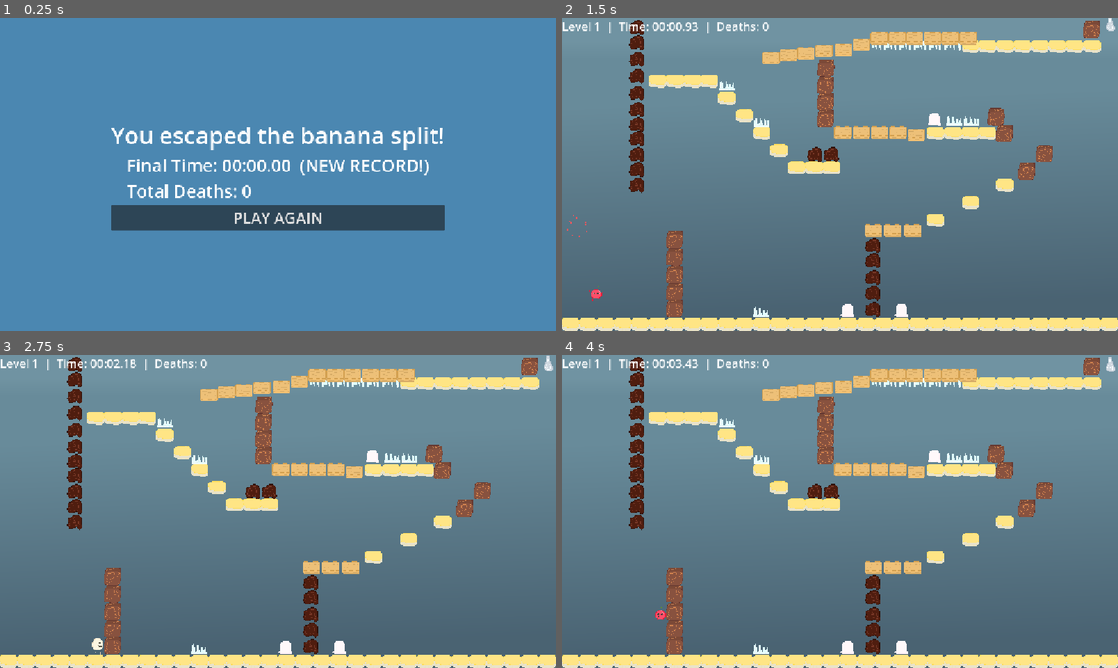
Above: before the commit, frames 1-4 (two rows, left to right).
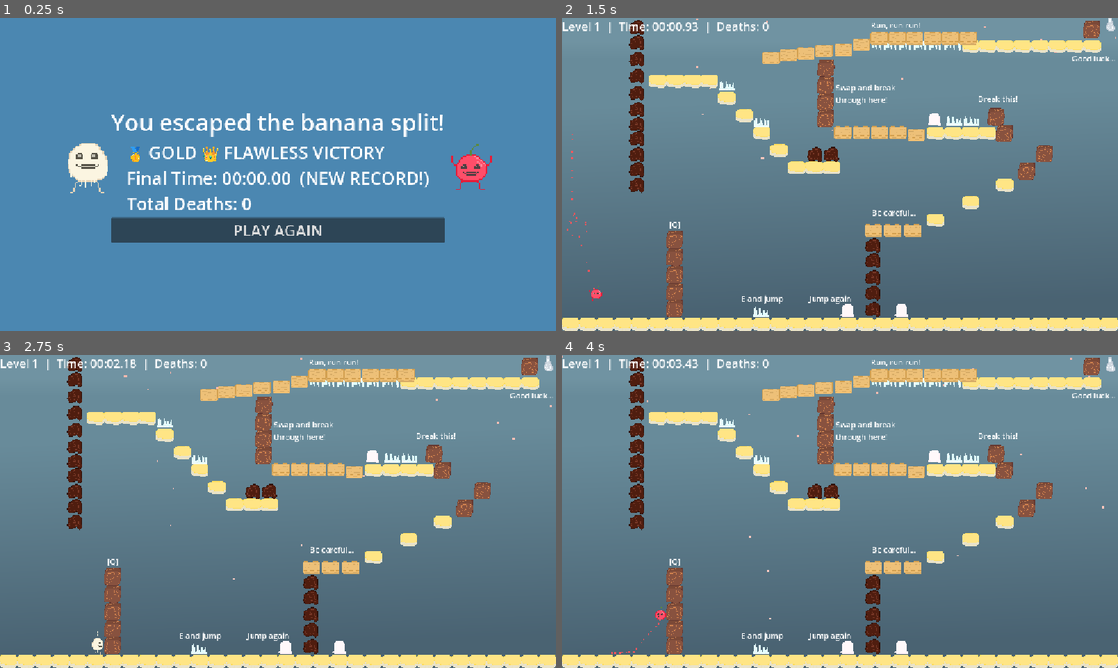
Above: after the commit, the same moments.

Repository: Praneet-Mudgala/split-second-decision
Game: Godot game, scene res://Scenes/victory_screen.tscn
Same seed, same stepped clock (60 frames per second), same inputs: the game is played once before the commit and once after it. This scene is started directly instead of the project's main scene.
Inputs (mouse positions are in pixels of both pictures, inside the frame that each line leads up to):
- Up to frame 1 (0.25 s): no input
- Up to frame 2 (1.5 s): click "PLAY AGAIN" at 0.5 s; tap Enter at 1.25 s; move the mouse to (962, 158) at 1.27 s; hold Right (Right) from 1.28 s (still down); tap E (Swap) at 1.35 s; click (962, 158) at 1.42 s
- Up to frame 3 (2.75 s): keep holding Right (Right); tap Up (Jump) at 1.52, 1.55, 1.82, 2.1, 2.27, 2.57 s; move the mouse to (166, 527) at 2.02 s; tap E (Swap) at 2.3 s
- Up to frame 4 (4 s): move the mouse to (895, 442) at 2.77 s; release Right (Right) at 2.78 s; hold Left (Left) 2.78-3.53 s; tap Q (Attack) at 2.85 s; tap Up (Jump) at 3.05, 3.77 s; move the mouse to (812, 574) at 3.52 s; hold Right (Right) from 3.53 s (still down); tap E (Swap) at 3.6 s; click (812, 574) at 3.67 s

The runs differ from the first frame. In frame 1, 12% of the frame differs, in the area x 12-89%, y 30-72%; in frame 2, 0.7%; in frame 3, 0.7%; in frame 4, 0.7%.

Commit message:
final touches

Diff:
--- a/split-second-decision/Scenes/jump_pad.gd
+++ b/split-second-decision/Scenes/jump_pad.gd
@@ -16,3 +16,7 @@
 		particles.burst(Color("f5f5f5ff"))
 
 		body.velocity.y = bounce_velocity
+
+		var tween := create_tween()
+		$Sprite2D.scale = Vector2(1.4, 0.55)
+		tween.tween_property($Sprite2D, "scale", Vector2.ONE, 0.25).set_trans(Tween.TRANS_ELASTIC)
--- a/split-second-decision/Scenes/level_1.tscn
+++ b/split-second-decision/Scenes/level_1.tscn
@@ -10,6 +10,9 @@
 [ext_resource type="PackedScene" uid="uid://hp7kx8mq84x7" path="res://Scenes/Items/exit_spoon.tscn" id="7_lsmp6"]
 [ext_resource type="PackedScene" uid="uid://ckqw7ho81pv0i" path="res://Scenes/player.tscn" id="9_wrinw"]
 [ext_resource type="PackedScene" uid="uid://bfm8idqbbfdde" path="res://Scenes/hud.tscn" id="10_chwpn"]
+
+[sub_resource type="Gradient" id="Gradient_chwpn"]
+colors = PackedColorArray(1, 0.6858531, 0.6323866, 1, 0.996617, 0.8322607, 0.80460846, 1)
 
 [sub_resource type="TileSetAtlasSource" id="TileSetAtlasSource_8ffim"]
 texture = ExtResource("1_vk57k")
@@ -38,6 +41,18 @@
 position = Vector2(576, 324)
 texture = ExtResource("1_xrdnt")
 
+[node name="CPUParticles2D" type="CPUParticles2D" parent="."]
+position = Vector2(576, -20)
+amount = 35
+lifetime = 8.0
+preprocess = 4.0
+emission_shape = 3
+emission_rect_extents = Vector2(600, 10)
+gravity = Vector2(10, 25)
+scale_amount_min = 3.0
+scale_amount_max = 5.0
+color_ramp = SubResource("Gradient_chwpn")
+
 [node name="Player" parent="." instance=ExtResource("9_wrinw")]
 position = Vector2(21, 28)
 
@@ -59,6 +74,17 @@
 [node name="BreakableChoco4" parent="Breakable Chocos" instance=ExtResource("2_8ffim")]
 position = Vector2(233, 459)
 
+[node name="Label" type="Label" parent="Breakable Chocos/BreakableChoco4"]
+anchors_preset = 5
+anchor_left = 0.5
+anchor_right = 0.5
+offset_left = -11.0
+offset_top = -43.0
+offset_right = 29.0
+offset_bottom = -20.0
+grow_horizontal = 2
+text = "[Q]"
+
 [node name="BreakableChoco5" parent="Breakable Chocos" instance=ExtResource("2_8ffim")]
 position = Vector2(233, 601)
 
@@ -74,9 +100,23 @@
 [node name="BreakableChoco10" parent="Breakable Chocos" instance=ExtResource("2_8ffim")]
 position = Vector2(899, 205)
 
+[node name="Label" type="Label" parent="Breakable Chocos/BreakableChoco10"]
+offset_left = -37.0
+offset_top = -49.0
+offset_right = 46.0
+offset_bottom = -26.0
+text = "Break this!"
+
 [node name="BreakableChoco7" parent="Breakable Chocos" instance=ExtResource("2_8ffim")]
 position = Vector2(1097, 24)
 
+[node name="Label" type="Label" parent="Breakable Chocos/BreakableChoco7"]
+offset_left = -41.0
+offset_top = 48.0
+offset_right = 50.0
+offset_bottom = 71.0
+text = "Good luck..."
+
 [node name="BreakableChoco11" parent="Breakable Chocos" instance=ExtResource("2_8ffim")]
 position = Vector2(546, 208)
 
@@ -86,6 +126,14 @@
 [node name="BreakableChoco13" parent="Breakable Chocos" instance=ExtResource("2_8ffim")]
 position = Vector2(546, 139)
 
+[node name="Label" type="Label" parent="Breakable Chocos/BreakableChoco13"]
+offset_left = 21.0
+offset_top = -7.0
+offset_right = 145.0
+offset_bottom = 42.0
+text = "Swap and break
+through here!"
+
 [node name="BreakableChoco14" parent="Breakable Chocos" instance=ExtResource("2_8ffim")]
 position = Vector2(547, 104)
 
@@ -94,6 +142,13 @@
 [node name="JumpPad" parent="JumpPads" instance=ExtResource("3_xfk5q")]
 position = Vector2(592, 601)
 
+[node name="Label" type="Label" parent="JumpPads/JumpPad"]
+offset_left = -80.0
+offset_top = -32.0
+offset_right = 7.0
+offset_bottom = -9.0
+text = "Jump again"
+
 [node name="JumpPad2" parent="JumpPads" instance=ExtResource("3_xfk5q")]
 position = Vector2(703, 601)
 
@@ -185,6 +240,13 @@
 [node name="SugarSpikes" parent="Hazard SugarSpikes" instance=ExtResource("5_evi0p")]
 position = Vector2(412, 601)
 
+[node name="Label" type="Label" parent="Hazard SugarSpikes/SugarSpikes"]
+offset_left = -41.0
+offset_top = -32.0
+offset_right = 46.0
+offset_bottom = -9.0
+text = "E and jump"
+
 [node name="SugarSpikes2" parent="Hazard SugarSpikes" instance=ExtResource("5_evi0p")]
 position = Vector2(848, 205)
 
@@ -205,6 +267,13 @@
 [node name="CrumblyWafer2" parent="CrumblyWafers" instance=ExtResource("6_evi0p")]
 position = Vector2(685, 435)
 
+[node name="Label" type="Label" parent="CrumblyWafers/CrumblyWafer2"]
+offset_left = -43.0
+offset_top = -44.0
+offset_right = 48.0
+offset_bottom = -21.0
+text = "Be careful..."
+
 [node name="CrumblyWafer3" parent="CrumblyWafers" instance=ExtResource("6_evi0p")]
 position = Vector2(726, 435)
 
@@ -243,6 +312,13 @@
 
 [node name="CrumblyWafer12" parent="CrumblyWafers" instance=ExtResource("6_evi0p")]
 position = Vector2(657, 37)
+
+[node name="Label" type="Label" parent="CrumblyWafers/CrumblyWafer12"]
+offset_left = -17.0
+offset_top = -34.0
+offset_right = 23.0
+offset_bottom = -11.0
+text = "Run, run run!"
 
 [node name="CrumblyWafer13" parent="CrumblyWafers" instance=ExtResource("6_evi0p")]
 position = Vector2(694, 37)
--- a/split-second-decision/Scenes/level_2.tscn
+++ b/split-second-decision/Scenes/level_2.tscn
@@ -10,6 +10,9 @@
 [ext_resource type="PackedScene" uid="uid://bel2aydqqura6" path="res://Scenes/Items/sugar_spikes.tscn" id="8_2mgoq"]
 [ext_resource type="PackedScene" uid="uid://c0x88kxc4abr7" path="res://Scenes/Items/crumbly_wafer.tscn" id="9_uhnj4"]
 [ext_resource type="PackedScene" uid="uid://bfm8idqbbfdde" path="res://Scenes/hud.tscn" id="10_42uki"]
+
+[sub_resource type="Gradient" id="Gradient_42uki"]
+colors = PackedColorArray(1, 0.6858531, 0.6323866, 1, 0.996617, 0.8322607, 0.80460846, 1)
 
 [sub_resource type="TileSetAtlasSource" id="TileSetAtlasSource_8ffim"]
 texture = ExtResource("1_055b2")
@@ -38,6 +41,18 @@
 position = Vector2(576, 324)
 texture = ExtResource("1_2mgoq")
 
+[node name="CPUParticles2D" type="CPUParticles2D" parent="."]
+position = Vector2(576, -20)
+amount = 35
+lifetime = 8.0
+preprocess = 4.0
+emission_shape = 3
+emission_rect_extents = Vector2(600, 10)
+gravity = Vector2(10, 25)
+scale_amount_min = 3.0
+scale_amount_max = 5.0
+color_ramp = SubResource("Gradient_42uki")
+
 [node name="Player" parent="." instance=ExtResource("2_uhnj4")]
 position = Vector2(39, 31)
 
--- a/split-second-decision/Scenes/level_3.tscn
+++ b/split-second-decision/Scenes/level_3.tscn
@@ -10,6 +10,9 @@
 [ext_resource type="PackedScene" uid="uid://bel2aydqqura6" path="res://Scenes/Items/sugar_spikes.tscn" id="8_c81s1"]
 [ext_resource type="PackedScene" uid="uid://c3tcj23s7yjqn" path="res://Scenes/Items/hot_fudge.tscn" id="9_n4vm5"]
 [ext_resource type="PackedScene" uid="uid://bfm8idqbbfdde" path="res://Scenes/hud.tscn" id="10_5rvg2"]
+
+[sub_resource type="Gradient" id="Gradient_5rvg2"]
+colors = PackedColorArray(1, 0.6858531, 0.6323866, 1, 0.996617, 0.8322607, 0.80460846, 1)
 
 [sub_resource type="TileSetAtlasSource" id="TileSetAtlasSource_8ffim"]
 texture = ExtResource("3_qf6rc")
@@ -38,6 +41,18 @@
 position = Vector2(576, 324)
 texture = ExtResource("1_s8nj6")
 
+[node name="CPUParticles2D" type="CPUParticles2D" parent="."]
+position = Vector2(576, -20)
+amount = 35
+lifetime = 8.0
+preprocess = 4.0
+emission_shape = 3
+emission_rect_extents = Vector2(600, 10)
+gravity = Vector2(10, 25)
+scale_amount_min = 3.0
+scale_amount_max = 5.0
+color_ramp = SubResource("Gradient_5rvg2")
+
 [node name="Player" parent="." instance=ExtResource("2_vwg62")]
 position = Vector2(1118, 31)
 
--- a/split-second-decision/Scenes/level_4.tscn
+++ b/split-second-decision/Scenes/level_4.tscn
@@ -10,6 +10,9 @@
 [ext_resource type="PackedScene" uid="uid://c0x88kxc4abr7" path="res://Scenes/Items/crumbly_wafer.tscn" id="8_54c2w"]
 [ext_resource type="PackedScene" uid="uid://c3tcj23s7yjqn" path="res://Scenes/Items/hot_fudge.tscn" id="9_3v663"]
 [ext_resource type="PackedScene" uid="uid://bfm8idqbbfdde" path="res://Scenes/hud.tscn" id="10_7huqf"]
+
+[sub_resource type="Gradient" id="Gradient_7huqf"]
+colors = PackedColorArray(1, 0.6858531, 0.6323866, 1, 0.996617, 0.8322607, 0.80460846, 1)
 
 [sub_resource type="TileSetAtlasSource" id="TileSetAtlasSource_8ffim"]
 texture = ExtResource("3_dvrgg")
@@ -38,6 +41,18 @@
 position = Vector2(576, 324)
 texture = ExtResource("1_wi344")
 
+[node name="CPUParticles2D" type="CPUParticles2D" parent="."]
+position = Vector2(576, -20)
+amount = 35
+lifetime = 8.0
+preprocess = 4.0
+emission_shape = 3
+emission_rect_extents = Vector2(600, 10)
+gravity = Vector2(10, 25)
+scale_amount_min = 3.0
+scale_amount_max = 5.0
+color_ramp = SubResource("Gradient_7huqf")
+
 [node name="Player" parent="." instance=ExtResource("2_f6i20")]
 position = Vector2(1133, 591)
 
--- a/split-second-decision/Scenes/player.gd
+++ b/split-second-decision/Scenes/player.gd
@@ -82,6 +82,9 @@
 		dust.burst(Color("#ffffffff"))
 	was_on_floor = is_on_floor()
 
+	$TrailParticles.color = Color("fc555bff") if is_cherry else Color("fff8deff")
+	$TrailParticles.emitting = velocity.length() > 20
+
 
 
 func update_collision_shapes() -> void:
--- a/split-second-decision/Scenes/player.tscn
+++ b/split-second-decision/Scenes/player.tscn
@@ -149,6 +149,14 @@
 [node name="Player" type="CharacterBody2D"]
 script = ExtResource("1_fs7ks")
 
+[node name="TrailParticles" type="CPUParticles2D" parent="."]
+position = Vector2(0, 10)
+amount = 16
+lifetime = 0.4
+gravity = Vector2(0, 60)
+scale_amount_min = 2.0
+scale_amount_max = 4.0
+
 [node name="AnimatedSprite2D" type="AnimatedSprite2D" parent="."]
 sprite_frames = SubResource("SpriteFrames_qpa8y")
 animation = &"IceAttack"
--- a/split-second-decision/Scenes/title_screen.tscn
+++ b/split-second-decision/Scenes/title_screen.tscn
@@ -1,6 +1,44 @@
-[gd_scene load_steps=2 format=3 uid="uid://c5bscydg4u7f3"]
+[gd_scene load_steps=10 format=3 uid="uid://c5bscydg4u7f3"]
 
 [ext_resource type="Script" uid="uid://btgb4ajypd7ce" path="res://Scenes/title_screen.gd" id="1_klylv"]
+[ext_resource type="Texture2D" uid="uid://dmlqfn81dd5pk" path="res://Assets/heavy_player idle1.png" id="2_4gxqj"]
+[ext_resource type="Texture2D" uid="uid://bkwitrmhyjie1" path="res://Assets/heavy_player idle2.png" id="3_twnyg"]
+[ext_resource type="Texture2D" uid="uid://cs0xfqquw3alt" path="res://Assets/light_player idle1.png" id="4_55kwv"]
+[ext_resource type="Texture2D" uid="uid://c6hmktw48u34h" path="res://Assets/light_player idle2.png" id="5_12m1t"]
+
+[sub_resource type="StyleBoxFlat" id="StyleBoxFlat_klylv"]
+bg_color = Color(0.96862745, 0.5803922, 0.69411767, 1)
+
+[sub_resource type="StyleBoxFlat" id="StyleBoxFlat_p3fck"]
+bg_color = Color(0.85882354, 0.25882354, 0.4862745, 1)
+
+[sub_resource type="StyleBoxFlat" id="StyleBoxFlat_4gxqj"]
+bg_color = Color(0.9372549, 0.40392157, 0.58431375, 1)
+
+[sub_resource type="SpriteFrames" id="SpriteFrames_55kwv"]
+animations = [{
+"frames": [{
+"duration": 1.0,
+"texture": ExtResource("2_4gxqj")
+}, {
+"duration": 1.0,
+"texture": ExtResource("3_twnyg")
+}],
+"loop": true,
+"name": &"FUNN",
+"speed": 5.0
+}, {
+"frames": [{
+"duration": 1.0,
+"texture": ExtResource("4_55kwv")
+}, {
+"duration": 1.0,
+"texture": ExtResource("5_12m1t")
+}],
+"loop": true,
+"name": &"Fun",
+"speed": 5.0
+}]
 
 [node name="TitleScreen" type="Control"]
 layout_mode = 3
@@ -43,6 +81,9 @@
 [node name="PlayButton" type="Button" parent="VBoxContainer"]
 layout_mode = 2
 theme_override_font_sizes/font_size = 32
+theme_override_styles/normal = SubResource("StyleBoxFlat_klylv")
+theme_override_styles/pressed = SubResource("StyleBoxFlat_p3fck")
+theme_override_styles/hover = SubResource("StyleBoxFlat_4gxqj")
 text = "PLAY"
 
 [node name="ControlsButton" type="Button" parent="VBoxContainer"]
@@ -73,3 +114,17 @@
 layout_mode = 2
 theme_override_font_sizes/font_size = 30
 text = "Level 4"
+
+[node name="AnimatedSprite2D" type="AnimatedSprite2D" parent="."]
+position = Vector2(265, 339)
+scale = Vector2(3, 3)
+sprite_frames = SubResource("SpriteFrames_55kwv")
+animation = &"FUNN"
+autoplay = "FUNN"
+
+[node name="AnimatedSprite2D2" type="AnimatedSprite2D" parent="."]
+position = Vector2(882.00006, 339)
+scale = Vector2(3, 3)
+sprite_frames = SubResource("SpriteFrames_55kwv")
+animation = &"Fun"
+autoplay = "Fun"
--- a/split-second-decision/Scenes/victory_screen.gd
+++ b/split-second-decision/Scenes/victory_screen.gd
@@ -4,9 +4,21 @@
 
 func _ready() -> void:
 	Global.stop_run()
+	var record_text := "  (NEW RECORD!)" if Global.check_new_record() else ""
 
-	var record_text := "  (NEW RECORD!)" if Global.check_new_record() else ""
-	$VBoxContainer/StatsLabel.text = "Final Time: " + Global.get_formatted_time() + record_text + "\nTotal Deaths: " + str(Global.deaths)
+	var rank := "🥉 BRONZE "
+	if Global.speedrun_time < 90.0:
+		rank = "🥇 GOLD "
+	elif Global.speedrun_time < 120.0:
+		rank = "🥈 SILVER "
+
+	var pacifist := ""
+	if Global.deaths == 0:
+		pacifist = "👑 FLAWLESS VICTORY"
+	else:
+		pacifist = ""
+
+	$VBoxContainer/StatsLabel.text = rank + "" + pacifist +  "\nFinal Time: " + Global.get_formatted_time() + record_text + "\nTotal Deaths: " + str(Global.deaths)
 	$VBoxContainer/ReplayButton.pressed.connect(_on_replay_pressed)
 
 
--- a/split-second-decision/Scenes/victory_screen.tscn
+++ b/split-second-decision/Scenes/victory_screen.tscn
@@ -1,6 +1,53 @@
-[gd_scene load_steps=2 format=3 uid="uid://wb1xw5mndtwv"]
+[gd_scene load_steps=9 format=3 uid="uid://wb1xw5mndtwv"]
 
 [ext_resource type="Script" uid="uid://d2a1gh5sm21yx" path="res://Scenes/victory_screen.gd" id="1_oq8vb"]
+[ext_resource type="Texture2D" uid="uid://dmlqfn81dd5pk" path="res://Assets/heavy_player idle1.png" id="2_ha7rp"]
+[ext_resource type="Texture2D" uid="uid://bkwitrmhyjie1" path="res://Assets/heavy_player idle2.png" id="3_hca03"]
+[ext_resource type="Texture2D" uid="uid://cs0xfqquw3alt" path="res://Assets/light_player idle1.png" id="4_x64rj"]
+[ext_resource type="Texture2D" uid="uid://c6hmktw48u34h" path="res://Assets/light_player idle2.png" id="5_8vase"]
+[ext_resource type="Texture2D" uid="uid://b8ug7426mmbmu" path="res://Assets/light_player win.png" id="6_12bqr"]
+[ext_resource type="Texture2D" uid="uid://bxxg5d81t0h44" path="res://Assets/heavy_player win.png" id="7_i2gve"]
+
+[sub_resource type="SpriteFrames" id="SpriteFrames_trbyh"]
+animations = [{
+"frames": [{
+"duration": 1.0,
+"texture": ExtResource("2_ha7rp")
+}, {
+"duration": 1.0,
+"texture": ExtResource("3_hca03")
+}],
+"loop": true,
+"name": &"FUNN",
+"speed": 5.0
+}, {
+"frames": [{
+"duration": 1.0,
+"texture": ExtResource("4_x64rj")
+}, {
+"duration": 1.0,
+"texture": ExtResource("5_8vase")
+}],
+"loop": true,
+"name": &"Fun",
+"speed": 5.0
+}, {
+"frames": [{
+"duration": 1.0,
+"texture": ExtResource("6_12bqr")
+}],
+"loop": true,
+"name": &"vcc",
+"speed": 5.0
+}, {
+"frames": [{
+"duration": 1.0,
+"texture": ExtResource("7_i2gve")
+}],
+"loop": true,
+"name": &"vic",
+"speed": 5.0
+}]
 
 [node name="VictoryScreen" type="Control"]
 layout_mode = 3
@@ -47,3 +94,17 @@
 layout_mode = 2
 theme_override_font_sizes/font_size = 32
 text = "PLAY AGAIN"
+
+[node name="AnimatedSprite2D" type="AnimatedSprite2D" parent="."]
+position = Vector2(182, 309)
+scale = Vector2(3, 3)
+sprite_frames = SubResource("SpriteFrames_trbyh")
+animation = &"vic"
+autoplay = "vic"
+
+[node name="AnimatedSprite2D2" type="AnimatedSprite2D" parent="."]
+position = Vector2(977.00006, 303)
+scale = Vector2(3, 3)
+sprite_frames = SubResource("SpriteFrames_trbyh")
+animation = &"vcc"
+autoplay = "vcc"
Not shown: 1 places in split-second-decision/Scenes/level_1.tscn that only renumber resources
Not shown: 1 places in split-second-decision/Scenes/level_2.tscn that only renumber resources
Not shown: 1 places in split-second-decision/Scenes/level_3.tscn that only renumber resources
Not shown: 1 places in split-second-decision/Scenes/level_4.tscn that only renumber resources
Not shown, changed: docs/index.pck
